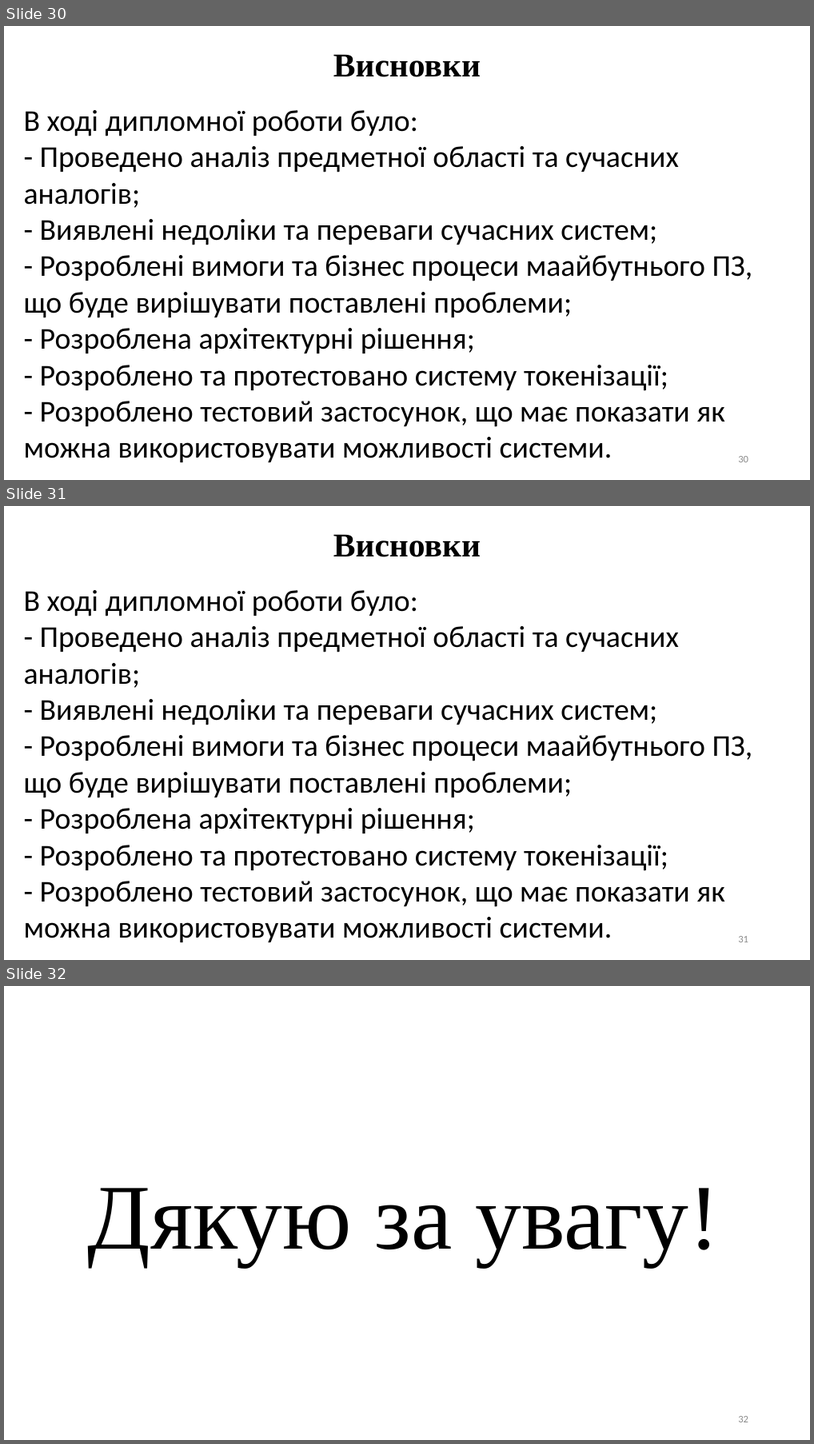
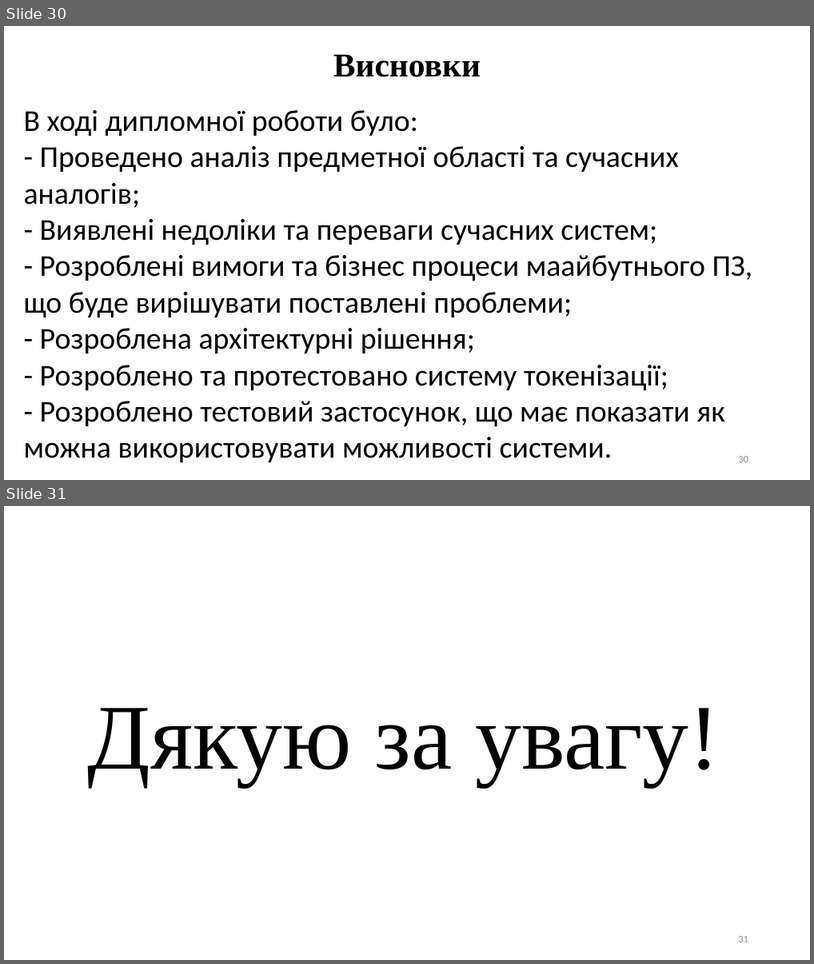
Before and after one commit to Lenartov/source, a slide deck: Диплом/Диплом презентація.pptx. Shown one above the other, each under a label of ours: slides 30, 31 and 32 before the commit, slides 30 and 31 after it. The pictures are 814x1444 and 814x964 pixels, drawn with LibreOffice and Linux fonts; fonts in the diff are those of the drawing. Boxes give left, top, right and bottom in pixels: in the first picture for what was removed or moved away, otherwise in the second. Text is boxed around its words. In the diff, an @@ line names an element or a change of style, - is before the commit and + after.

```diff
--- a/Диплом/Диплом презентація.pptx
+++ b/Диплом/Диплом презентація.pptx
@@ slide 31 removed at (4, 506, 810, 960), background #FFFFFF @@
@@ text removed at (334, 534, 481, 557) @@
-Висновки
@@ text removed at (24, 590, 754, 942) @@
-В ході дипломної роботи було:
-- Проведено аналіз предметної області та сучасних аналогів;
-- Виявлені недоліки та переваги сучасних систем;
-- Розроблені вимоги та бізнес процеси маайбутнього ПЗ, що буде вирішувати поставлені проблеми;
-- Розроблена архітектурні рішення;
-- Розроблено та протестовано систему токенізації;
-- Розроблено тестовий застосунок, що має показати як можна використовувати можливості системи.
@@ page number removed at (738, 936, 749, 942) @@
-31
@@ what was slide 32 is now slide 31 @@
```
Also in this commit, not shown: 2 slides changed, 1 slide added, 1 other slide removed, 3 other files.
